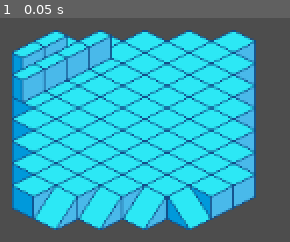
Above: before the commit, frame 1.
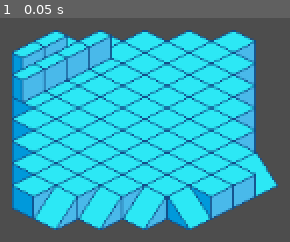
Above: after the commit, the same moment.

Repository: seanj29/LostEchoes
Game: Godot game, scene res://Scenes/Main.tscn
Same seed, same stepped clock (60 frames per second), same inputs: the game is played once before the commit and once after it.
Inputs:
- Up to frame 1 (0.05 s): no input

The runs differ from the first frame. In frame 1, 1.2% of the frame differs, in the area x 81-96%, y 59-80%.

Commit message:
This commit should display my github email

Diff:
--- a/Scenes/Main.tscn
+++ b/Scenes/Main.tscn
@@ -130,7 +130,7 @@
 format = 2
 layer_0/name = "floor"
 layer_0/y_sort_enabled = true
-layer_0/tile_data = PackedInt32Array(1900553, 1, 0, 1966089, …(1057 unchanged characters)… 537, 2, 2818059, 65537, 2, 2818060, 1, 2)
+layer_0/tile_data = PackedInt32Array(1900553, 1, 0, 1966089, …(1057 unchanged characters)… 537, 2, 2818059, 65537, 2, 2818060, 1, 2, 2621454, 1, 2)
 layer_1/name = "ground"
 layer_1/y_sort_enabled = true
 layer_1/z_index = 1
